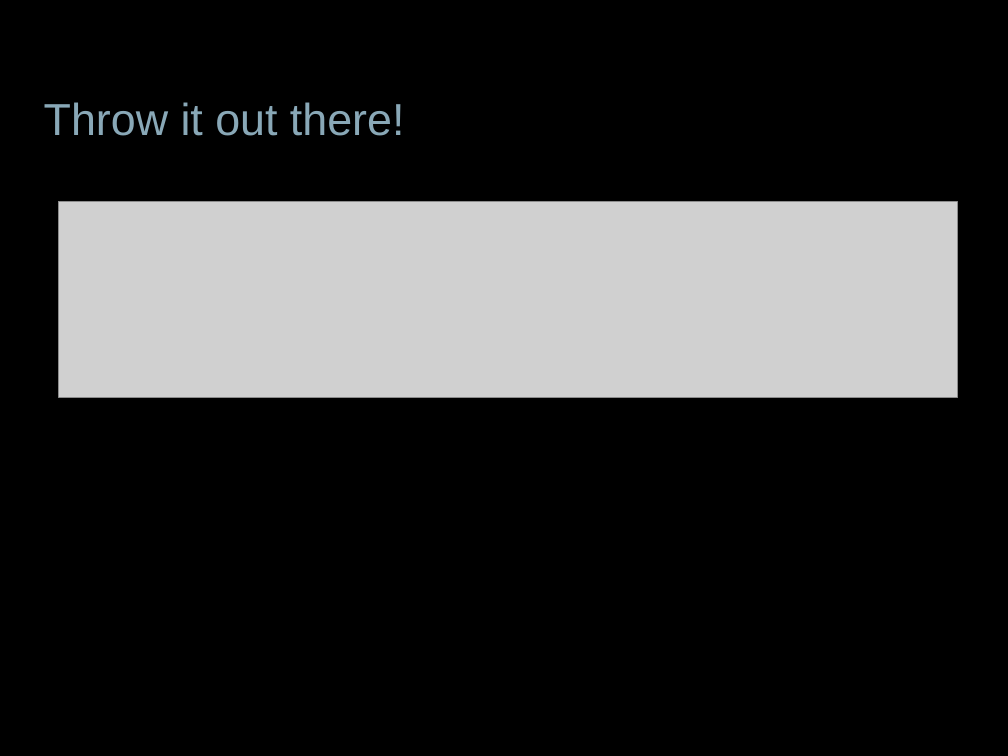
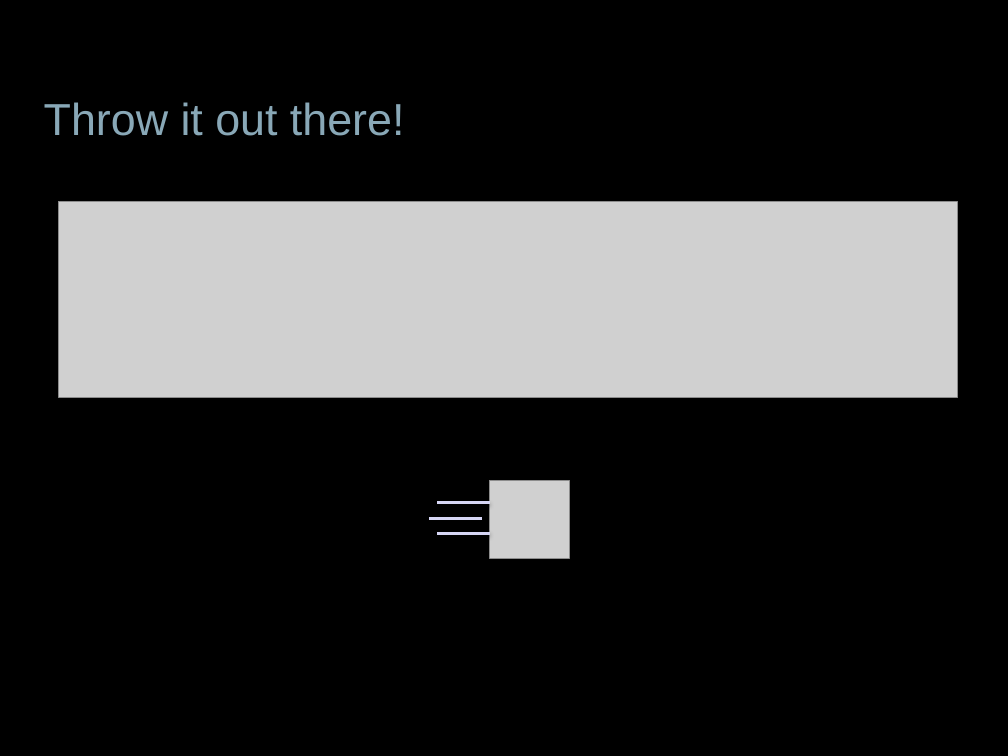
Before and after one commit to jessitron/Tronsmit, a slide deck: slide 20 of presentations/DevTeach-Intents.pptx (slide 15 before the commit). Drawn at 1008x756 pixels with LibreOffice and Linux fonts; fonts in the diff are those of the drawing; grey boxes stand for pictures; background and template pictures are left out. Boxes give left, top, right and bottom in pixels: in the first picture for what was removed or moved away, otherwise in the second. Text is boxed around its words. In the diff, an @@ line names an element or a change of style, - is before the commit and + after.

```diff
--- a/presentations/DevTeach-Intents.pptx
+++ b/presentations/DevTeach-Intents.pptx
@@ group added at [429, 480, 570, 558]: 3 lines, 1 picture @@
```
Also in this commit, not shown: 12 other slides changed, 13 slides added, 1 slide removed, 3 other files.
